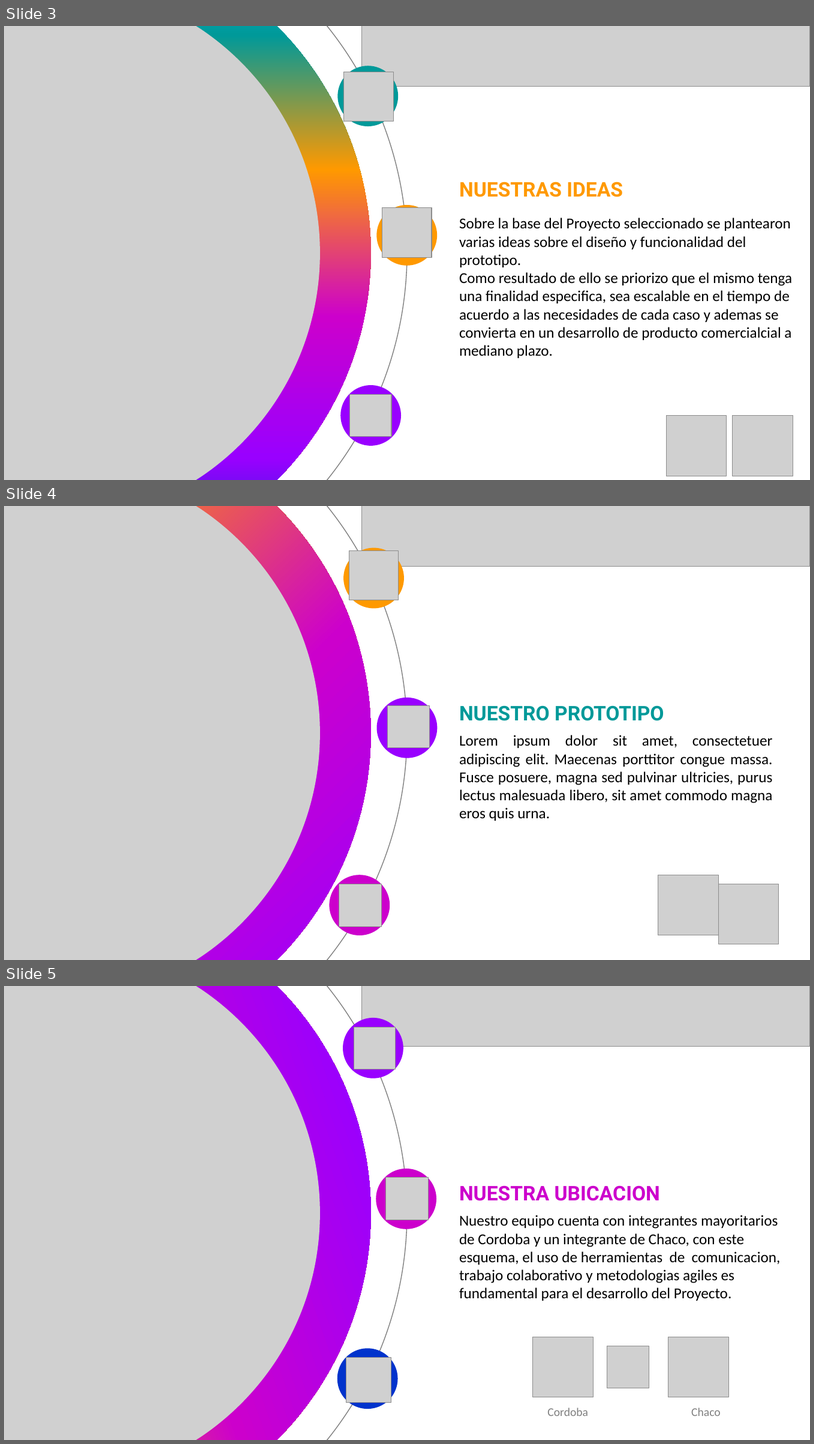
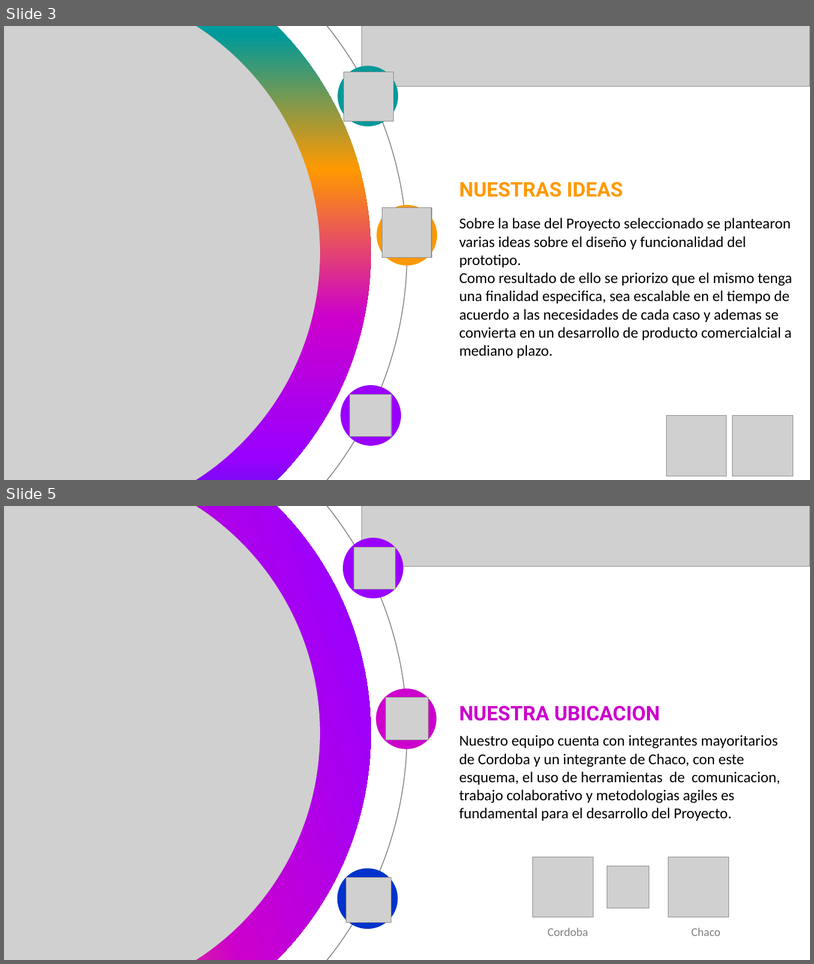
Before and after one commit to EMTSTISPC/Grupo4, a slide deck: PROYECTO_AUTO/A.Material_Aulico/Presentacion Proyecto.pptx. Shown one above the other, each under a label of ours: slides 3, 4 and 5 before the commit, slides 3 and 5 after it; the slides between them are not shown. The pictures are 814x1444 and 814x964 pixels, drawn with LibreOffice and Linux fonts; fonts in the diff are those of the drawing; grey boxes stand for pictures; background and template pictures are left out. Boxes give left, top, right and bottom in pixels: in the first picture for what was removed or moved away, otherwise in the second. Text is boxed around its words. In the diff, an @@ line names an element or a change of style, - is before the commit and + after.

```diff
--- a/PROYECTO_AUTO/A.Material_Aulico/Presentacion Proyecto.pptx
+++ b/PROYECTO_AUTO/A.Material_Aulico/Presentacion Proyecto.pptx
@@ slide 4 removed at [4,506,810,960], background #FFFFFF @@
@@ donut removed at [4,506,504,960] @@
@@ ellipse removed at [4,506,407,960] @@
@@ picture removed at [4,506,320,960] @@
@@ picture removed at [362,506,810,567] @@
@@ ellipse removed at [344,548,404,608] @@
@@ picture removed at [350,551,399,600] @@
@@ ellipse removed at [377,697,438,757] @@
@@ picture removed at [388,706,430,747] @@
@@ text removed at [459,705,665,721] @@
-NUESTRO PROTOTIPO
@@ text removed at [459,735,773,820] @@
-Lorem ipsum dolor sit amet, consectetuer adipiscing elit. Maecenas porttitor congue massa. Fusce posuere, magna sed pulvinar ultricies, purus lectus malesuada libero, sit amet commodo magna eros quis urna.
@@ ellipse removed at [329,874,390,935] @@
@@ picture removed at [339,883,381,926] @@
@@ picture removed at [659,874,719,935] @@
@@ picture removed at [719,883,780,944] @@
```
Also in this commit, not shown: 1 slide added.
